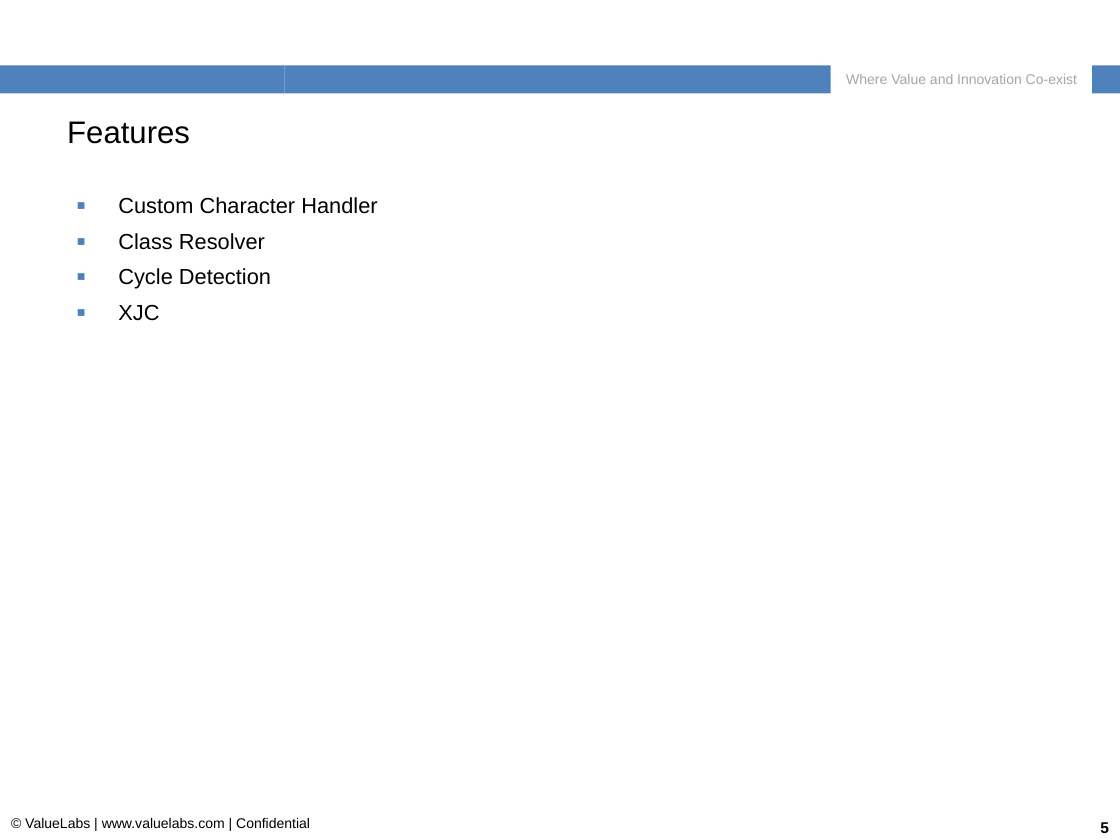
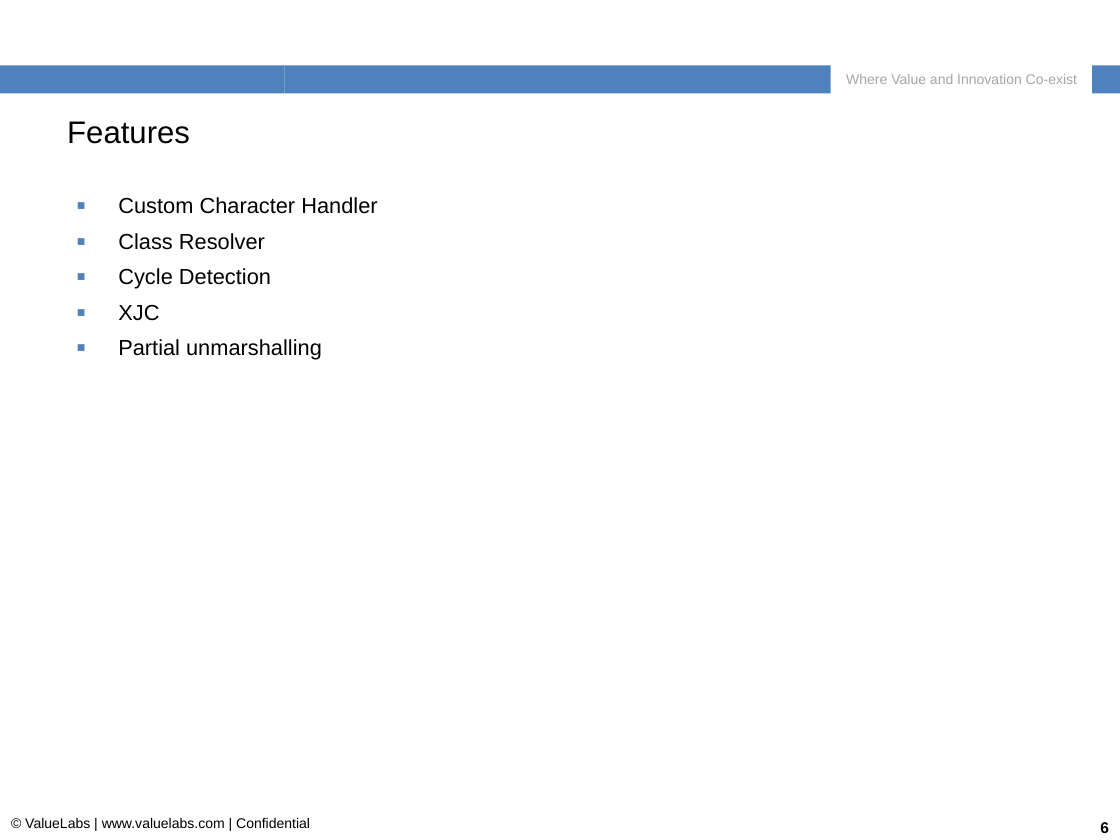
Before and after one commit to kbeathanabhotla/jaxb-examples, a slide deck: slide 6 of target/classes/ValueLabs_TAG_Training_JAXB.ppt (slide 5 before the commit). Drawn at 1120x840 pixels with LibreOffice and Linux fonts; fonts in the diff are those of the drawing; background and template pictures are left out. Boxes give left, top, right and bottom in pixels: in the first picture for what was removed or moved away, otherwise in the second. Text is boxed around its words. In the diff, an @@ line names an element or a change of style, - is before the commit and + after.

```diff
--- a/target/classes/ValueLabs_TAG_Training_JAXB.ppt
+++ b/target/classes/ValueLabs_TAG_Training_JAXB.ppt
@@ text at [118,339,322,360]: paragraph added @@
+▪ Partial unmarshalling
@@ page number at [1100,822,1109,833]: text changed @@
-5
+6
```
Also in this commit, not shown: 2 other slides changed, 1 slide added, 4 other files.
